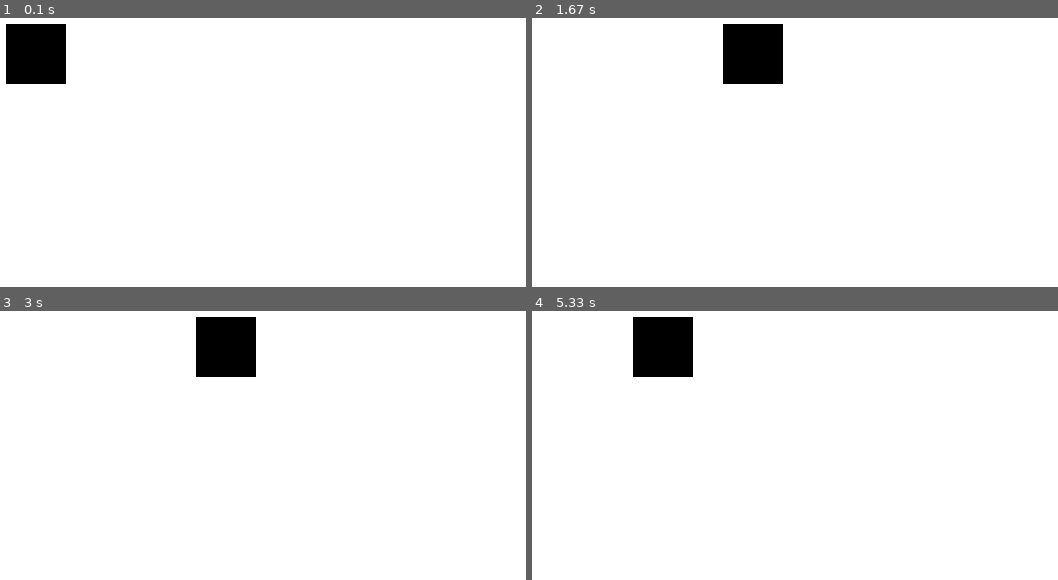
Above: before the commit, frames 1-4 (two rows, left to right).
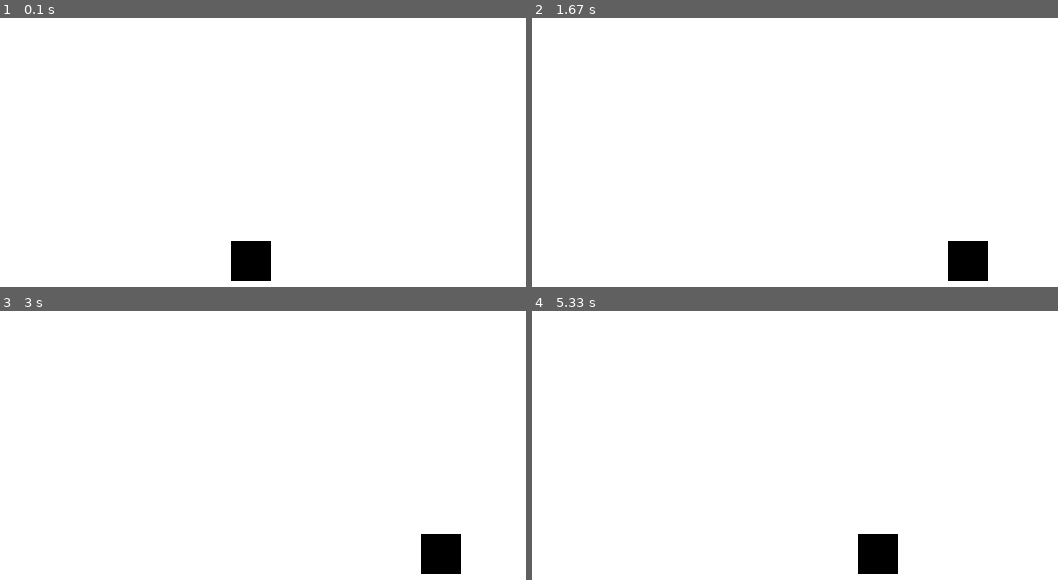
Above: after the commit, the same moments.

Repository: emilykrohn/pygamePlatformer
Game: pygame game, started from main.py
The game is run twice, just before and just after one commit, with the same random seed, the same clock (stepped at 60 frames per second) and the same inputs.
Inputs:
- Up to frame 1 (0.1 s): no input
- Up to frame 2 (1.67 s): hold D 0.33-0.8 s; hold D 0.83-1.3 s; hold A from 1.33 s (still down)
- Up to frame 3 (3 s): release A at 1.87 s; hold A 1.9-2.3 s; hold D 2.33-2.97 s
- Up to frame 4 (5.33 s): hold A 3-3.47 s; hold D 3.5-3.97 s; hold D 4-4.47 s; hold A 4.5-5.03 s; hold A from 5.07 s (still down)

The runs differ from the first frame. In frame 1, 3.7% of the frame differs, in the area x 1-52%, y 2-98%; in frame 2, 3.7%; in frame 3, 3.7%; in frame 4, 3.7%.

Commit message:
Change start position of player

Diff:
--- a/main.py
+++ b/main.py
@@ -21,7 +21,8 @@
 class Player(pygame.sprite.Sprite):
     def __init__(self):
         super().__init__()
-        self.Rect = pygame.Rect(30,30,60,60)
+        self.Rect = pygame.Rect(0,0,40,40) # Create square size 40 by 40 pixels
+        self.Rect.center = (SCREEN_WIDTH / 2, SCREEN_HEIGHT / 1.5) # Change start position of player
 
     def move(self):
         key = pygame.key.get_pressed()
